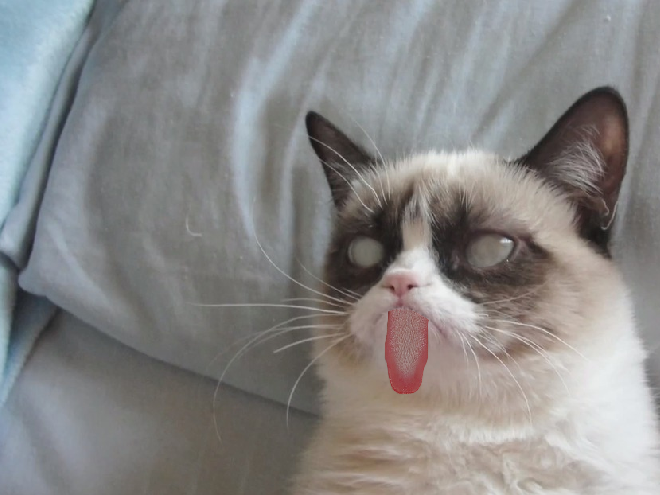
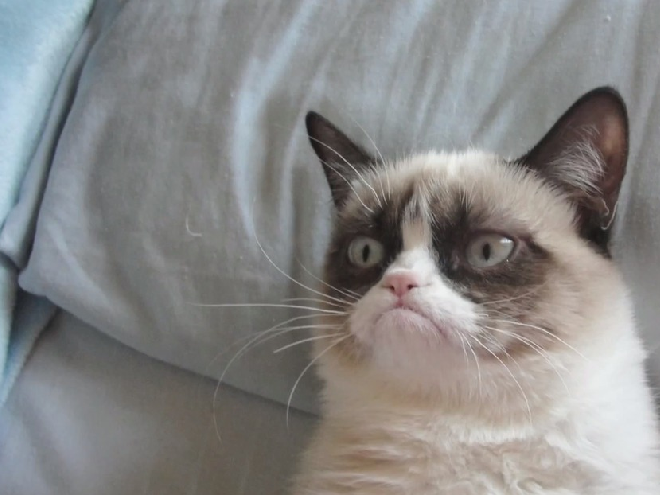
Layered file, before and after one edit (660 × 495). Changes by layer:
hid "Snoot" over [354, 234, 499, 336]
hid "Tongue" over [384, 309, 430, 395]
hid "Eyes" over [354, 234, 499, 395]
